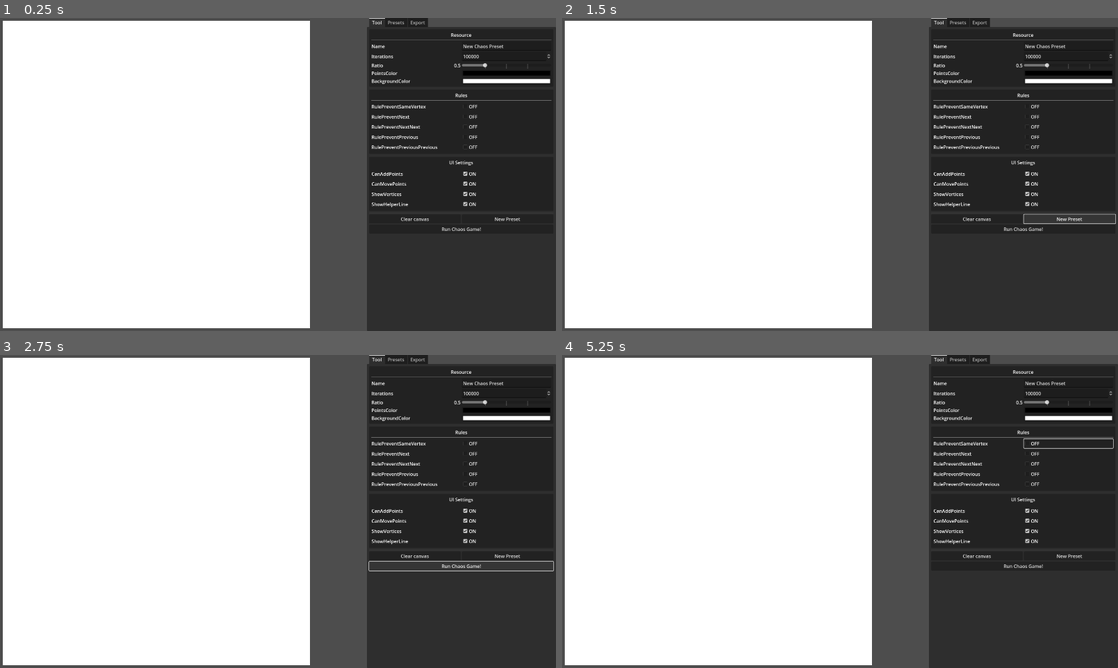
Above: before the commit, frames 1-4 (two rows, left to right).
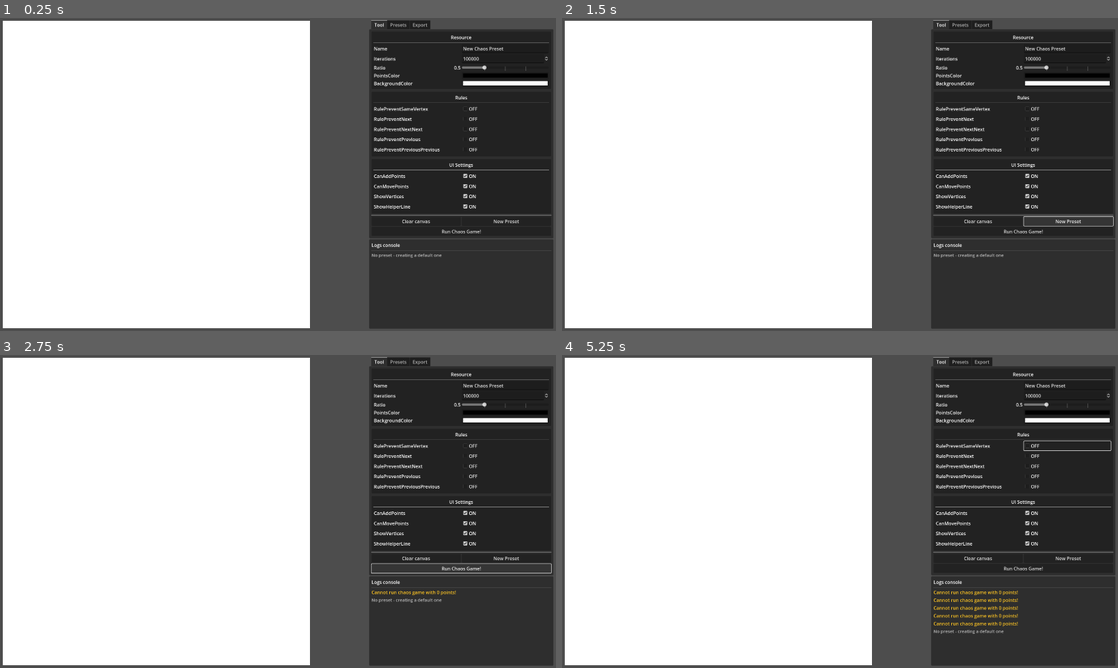
Above: after the commit, the same moments.

Repository: VojtaStruhar/chaos-game
Game: Godot game, scene res://main.tscn
The game is run twice, just before and just after one commit, with the same random seed, the same clock (stepped at 60 frames per second) and the same inputs.
Inputs:
- Up to frame 1 (0.25 s): no input
- Up to frame 2 (1.5 s): click "Clear canvas" at 0.5 s; click "New Preset" at 1.25 s
- Up to frame 3 (2.75 s): click "Run Chaos Game!" at 2 s
- Up to frame 4 (5.25 s): click "OFF" at 2.75 s; click "ON" at 3.5 s; click "OFF" at 4.25 s; click "ON" at 5 s

The runs differ from the first frame. In frame 1, 4.4% of the frame differs, in the area x 66-100%, y 0-100%; in frame 2, 4.7%; in frame 3, 5.0%; in frame 4, 5.2%.

Commit message:
Added log console

Diff:
--- /dev/null
+++ b/console.gd
@@ -0,0 +1,34 @@
+extends PanelContainer
+
+@export var max_log_count: int = 30
+@export var info_label: LabelSettings
+@export var warning_label: LabelSettings
+@export var error_label: LabelSettings
+
+@onready var logs_container: VBoxContainer = %LogsContainer
+
+
+func _ready() -> void:
+	Logger.logged.connect(add_log_message)
+
+func add_log_message(type: Logger.MessageType, message: String) -> void:
+	var label = Label.new()
+	label.text = message
+	label.autowrap_mode = TextServer.AUTOWRAP_WORD
+
+	if type == Logger.MessageType.INFO:
+		label.label_settings = info_label
+	elif type == Logger.MessageType.WARNING:
+		label.label_settings = warning_label
+	elif type == Logger.MessageType.ERROR:
+		label.label_settings = error_label
+
+	label.text = message
+
+	logs_container.add_child(label)
+	logs_container.move_child(label, 0)
+
+	# Cleanup
+	var log_count = logs_container.get_child_count()
+	if log_count > max_log_count:
+		logs_container.remove_child(logs_container.get_child(log_count - 1))
--- /dev/null
+++ b/console.tscn
@@ -0,0 +1,53 @@
+[gd_scene load_steps=5 format=3 uid="uid://by4871thql3of"]
+
+[ext_resource type="Script" path="res://console.gd" id="1_vceq7"]
+
+[sub_resource type="LabelSettings" id="LabelSettings_6olfu"]
+font_size = 15
+font_color = Color(0.721569, 0.721569, 0.721569, 1)
+
+[sub_resource type="LabelSettings" id="LabelSettings_i3f70"]
+font_color = Color(0.976471, 0.756863, 0.141176, 1)
+
+[sub_resource type="LabelSettings" id="LabelSettings_5i2cd"]
+font_size = 17
+font_color = Color(1, 0.101961, 0.0705882, 1)
+
+[node name="Console" type="PanelContainer"]
+custom_minimum_size = Vector2(2.08165e-12, 150)
+anchors_preset = 10
+anchor_right = 1.0
+offset_bottom = 35.0
+grow_horizontal = 2
+size_flags_horizontal = 3
+size_flags_vertical = 3
+script = ExtResource("1_vceq7")
+info_label = SubResource("LabelSettings_6olfu")
+warning_label = SubResource("LabelSettings_i3f70")
+error_label = SubResource("LabelSettings_5i2cd")
+
+[node name="MarginContainer" type="MarginContainer" parent="."]
+layout_mode = 2
+
+[node name="VBoxContainer" type="VBoxContainer" parent="MarginContainer"]
+layout_mode = 2
+
+[node name="Header" type="VBoxContainer" parent="MarginContainer/VBoxContainer"]
+layout_mode = 2
+
+[node name="Label" type="Label" parent="MarginContainer/VBoxContainer/Header"]
+layout_mode = 2
+text = "Logs console"
+
+[node name="HSeparator" type="HSeparator" parent="MarginContainer/VBoxContainer/Header"]
+layout_mode = 2
+
+[node name="ScrollContainer" type="ScrollContainer" parent="MarginContainer/VBoxContainer"]
+layout_mode = 2
+size_flags_vertical = 3
+
+[node name="LogsContainer" type="VBoxContainer" parent="MarginContainer/VBoxContainer/ScrollContainer"]
+unique_name_in_owner = true
+layout_mode = 2
+size_flags_horizontal = 3
+size_flags_vertical = 3
--- a/export_panel.gd
+++ b/export_panel.gd
@@ -26,10 +26,13 @@
 	var image: Image = Image.create(export_preset.canvas_size, export_preset.canvas_size, false, Image.FORMAT_RGBA8)
 	ChaosGame.run_recursive(export_preset, image, export_level.value)
 
+	accept_dialog.show()
+	Logger.info("Export complete")
+
 	var err = image.save_png("result.png")
-	print(error_string(err))
+	if err != OK:
+		Logger.error("Failed to save exported image")
 
-	accept_dialog.show()
 
 func _update_expected_steps(new_recursion_level) -> void:
 	expected_steps_label.text = str(
--- a/main.gd
+++ b/main.gd
@@ -27,7 +27,7 @@
 
 func _ready() -> void:
 	if preset == null:
-		print("[INFO] No preset - creating a default one")
+		Logger.info("No preset - creating a default one")
 		assign_preset(ChaosPreset.new())
 
 	run_chaos_button.pressed.connect(run_chaos_game)
@@ -48,7 +48,6 @@
 
 func add_point(uv_coords: Vector2) -> void:
 	if not should_add_points:
-		print("[INFO] Rejecting add_point")
 		return
 
 	preset.append_point(uv_coords)
--- a/main.tscn
+++ b/main.tscn
@@ -6,6 +6,7 @@
 [ext_resource type="Script" path="res://tool_panel.gd" id="3_vdhes"]
 [ext_resource type="Script" path="res://presets_panel.gd" id="4_8deob"]
 [ext_resource type="PackedScene" uid="uid://cc63afj3rd6kt" path="res://export_panel.tscn" id="5_4aft5"]
+[ext_resource type="PackedScene" uid="uid://by4871thql3of" path="res://console.tscn" id="6_4xgvq"]
 
 [sub_resource type="PlaceholderTexture2D" id="PlaceholderTexture2D_3tlp1"]
 size = Vector2(1024, 1024)
@@ -18,8 +19,8 @@
 
 [node name="CanvasLayer" type="CanvasLayer" parent="."]
 
-[node name="SidePanel" type="Control" parent="CanvasLayer"]
-layout_mode = 3
+[node name="SidePanel" type="MarginContainer" parent="CanvasLayer"]
+anchors_preset = -1
 anchor_left = 0.66
 anchor_right = 1.0
 anchor_bottom = 1.0
@@ -27,65 +28,68 @@
 grow_vertical = 2
 theme = ExtResource("2_0h620")
 
-[node name="TabContainer" type="TabContainer" parent="CanvasLayer/SidePanel"]
-layout_mode = 1
-anchors_preset = 15
-anchor_right = 1.0
-anchor_bottom = 1.0
-grow_horizontal = 2
-grow_vertical = 2
+[node name="VBoxContainer" type="VBoxContainer" parent="CanvasLayer/SidePanel"]
+layout_mode = 2
 
-[node name="Tool" type="MarginContainer" parent="CanvasLayer/SidePanel/TabContainer"]
+[node name="TabContainer" type="TabContainer" parent="CanvasLayer/SidePanel/VBoxContainer"]
+layout_mode = 2
+
+[node name="Tool" type="MarginContainer" parent="CanvasLayer/SidePanel/VBoxContainer/TabContainer"]
 unique_name_in_owner = true
 layout_mode = 2
 script = ExtResource("3_vdhes")
 
-[node name="VBoxContainer" type="VBoxContainer" parent="CanvasLayer/SidePanel/TabContainer/Tool"]
+[node name="VBoxContainer" type="VBoxContainer" parent="CanvasLayer/SidePanel/VBoxContainer/TabContainer/Tool"]
 layout_mode = 2
 
-[node name="PropertiesContainer" type="VBoxContainer" parent="CanvasLayer/SidePanel/TabContainer/Tool/VBoxContainer"]
+[node name="PropertiesContainer" type="VBoxContainer" parent="CanvasLayer/SidePanel/VBoxContainer/TabContainer/Tool/VBoxContainer"]
 layout_mode = 2
 theme_override_constants/separation = 10
 
-[node name="HSeparator2" type="HSeparator" parent="CanvasLayer/SidePanel/TabContainer/Tool/VBoxContainer"]
+[node name="HSeparator2" type="HSeparator" parent="CanvasLayer/SidePanel/VBoxContainer/TabContainer/Tool/VBoxContainer"]
 layout_mode = 2
 
-[node name="StaticButtons" type="VBoxContainer" parent="CanvasLayer/SidePanel/TabContainer/Tool/VBoxContainer"]
+[node name="StaticButtons" type="VBoxContainer" parent="CanvasLayer/SidePanel/VBoxContainer/TabContainer/Tool/VBoxContainer"]
 layout_mode = 2
 
-[node name="HBoxContainer" type="HBoxContainer" parent="CanvasLayer/SidePanel/TabContainer/Tool/VBoxContainer/StaticButtons"]
+[node name="HBoxContainer" type="HBoxContainer" parent="CanvasLayer/SidePanel/VBoxContainer/TabContainer/Tool/VBoxContainer/StaticButtons"]
 layout_mode = 2
 
-[node name="ClearCanvasButton" type="Button" parent="CanvasLayer/SidePanel/TabContainer/Tool/VBoxContainer/StaticButtons/HBoxContainer"]
+[node name="ClearCanvasButton" type="Button" parent="CanvasLayer/SidePanel/VBoxContainer/TabContainer/Tool/VBoxContainer/StaticButtons/HBoxContainer"]
 unique_name_in_owner = true
 layout_mode = 2
 size_flags_horizontal = 3
 text = "Clear canvas"
 
-[node name="NewPresetButton" type="Button" parent="CanvasLayer/SidePanel/TabContainer/Tool/VBoxContainer/StaticButtons/HBoxContainer"]
+[node name="NewPresetButton" type="Button" parent="CanvasLayer/SidePanel/VBoxContainer/TabContainer/Tool/VBoxContainer/StaticButtons/HBoxContainer"]
 unique_name_in_owner = true
 layout_mode = 2
 size_flags_horizontal = 3
 text = "New Preset"
 
-[node name="RunChaosButton" type="Button" parent="CanvasLayer/SidePanel/TabContainer/Tool/VBoxContainer/StaticButtons"]
+[node name="RunChaosButton" type="Button" parent="CanvasLayer/SidePanel/VBoxContainer/TabContainer/Tool/VBoxContainer/StaticButtons"]
 unique_name_in_owner = true
 layout_mode = 2
 text = "Run Chaos Game!"
 
-[node name="Presets" type="MarginContainer" parent="CanvasLayer/SidePanel/TabContainer"]
+[node name="Presets" type="MarginContainer" parent="CanvasLayer/SidePanel/VBoxContainer/TabContainer"]
 unique_name_in_owner = true
 visible = false
+custom_minimum_size = Vector2(2.08165e-12, 500)
 layout_mode = 2
 script = ExtResource("4_8deob")
 presets_dir_path = "res://chaos_presets"
 
-[node name="Tree" type="Tree" parent="CanvasLayer/SidePanel/TabContainer/Presets"]
+[node name="Tree" type="Tree" parent="CanvasLayer/SidePanel/VBoxContainer/TabContainer/Presets"]
 layout_mode = 2
 
-[node name="Export" parent="CanvasLayer/SidePanel/TabContainer" instance=ExtResource("5_4aft5")]
+[node name="Export" parent="CanvasLayer/SidePanel/VBoxContainer/TabContainer" instance=ExtResource("5_4aft5")]
 unique_name_in_owner = true
 visible = false
+custom_minimum_size = Vector2(2.08165e-12, 500)
+layout_mode = 2
+
+[node name="Console" parent="CanvasLayer/SidePanel/VBoxContainer" instance=ExtResource("6_4xgvq")]
 layout_mode = 2
 
 [node name="Game" type="Sprite2D" parent="."]
--- a/presets_panel.gd
+++ b/presets_panel.gd
@@ -17,7 +17,10 @@
 	tree.item_selected.connect(select_preset)
 
 	if dir:
-		dir.list_dir_begin()
+		var err = dir.list_dir_begin()
+		if err != OK:
+			print(error_string(err))
+			return
 		var file_name = dir.get_next()
 		while file_name != "":
 
@@ -50,4 +53,6 @@
 	var filename: String = selected.get_metadata(0)
 	var chosen_preset: ChaosPreset = presets_dict[filename]
 
+	Logger.info("Loading preset: " + chosen_preset.name)
+
 	on_preset_selected.emit(chosen_preset.duplicate(true))
--- a/project.godot
+++ b/project.godot
@@ -17,7 +17,8 @@
 
 [autoload]
 
-ChaosGame="*res://ChaosGame.gd"
+Logger="*res://singletons/Logger.gd"
+ChaosGame="*res://singletons/ChaosGame.gd"
 
 [display]
 
--- a/ChaosGame.gd
+++ b/singletons/ChaosGame.gd
@@ -7,7 +7,7 @@
 ## Useful for prototyping.
 func run_iterative(preset: ChaosPreset, image: Image) -> void:
 	if preset.points.size() < 2:
-		print("[WARNING] Cannot run chaos game with ", preset.points.size(), " points!")
+		Logger.warning("Cannot run chaos game with " + str(preset.points.size()) + " points!")
 		return
 
 	image.fill(preset.background_color)
@@ -45,12 +45,12 @@
 ## No randomness - creates a perfect image, but the depth of the fractal is capped.
 func run_recursive(preset: ChaosPreset, image: Image, level: int) -> void:
 	if preset.points.size() < 2:
-		print("[WARNING] Cannot run chaos game with ", preset.points.size(), " points!")
+		Logger.warning("Cannot run chaos game with " + str(preset.points.size()) + " points!")
 		return
 
 
 	_recursive_picks = calculate_vertex_picks(preset)
-	print("[INFO] Running recursive fractal drawing. Estimated steps: ", estimate_recursive_steps(_recursive_picks, level))
+	Logger.info("Running recursive fractal drawing. Estimated steps: " + str(estimate_recursive_steps(_recursive_picks, level)))
 	image.fill(preset.background_color)
 
 	for point in preset.points:
@@ -117,6 +117,8 @@
 
 
 func estimate_recursive_steps(picks: Dictionary, level: int) -> int:
+	if len(picks) == 0:
+		return 0
 	var total = 0
 	for key in picks:
 		total += picks[key].size()
--- /dev/null
+++ b/singletons/Logger.gd
@@ -0,0 +1,14 @@
+extends Node
+
+enum MessageType { INFO, WARNING, ERROR }
+
+signal logged(MessageType, String)
+
+func info(message: String) -> void:
+	logged.emit(MessageType.INFO, message)
+
+func warning(message: String) -> void:
+	logged.emit(MessageType.WARNING, message)
+
+func error(message: String) -> void:
+	logged.emit(MessageType.ERROR, message)
Not shown: 1 places in main.tscn that only renumber resources
Binary file changed: result.png
